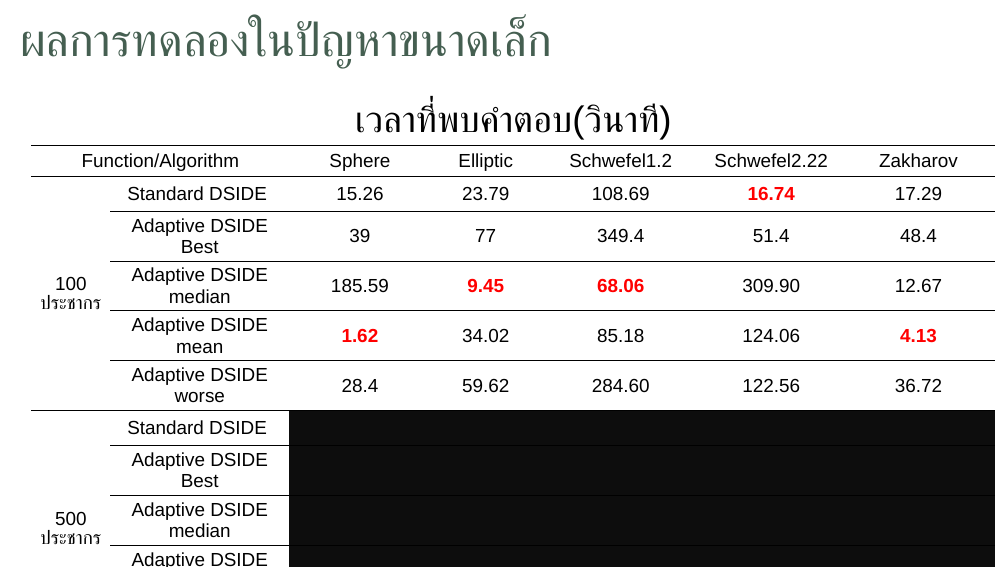
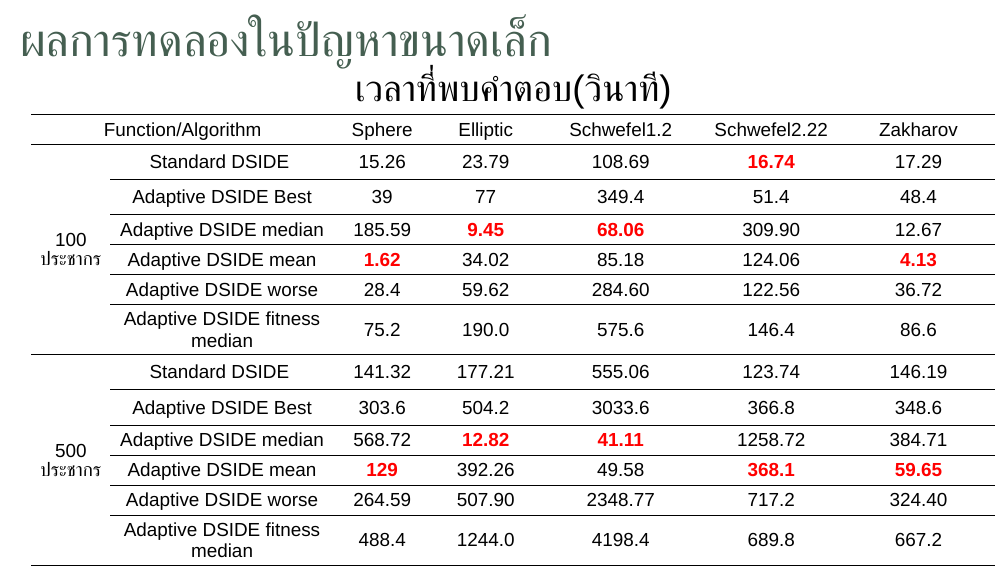
Before and after one commit to JhonSPattan/Algorithm, a slide deck: slide 14 of Adptive_DSIDE.pptx. Drawn at 1008x567 pixels with LibreOffice and Linux fonts; fonts in the diff are those of the drawing; background and template pictures are left out. Boxes give left, top, right and bottom in pixels: in the first picture for what was removed or moved away, otherwise in the second. Text is boxed around its words. In the diff, an @@ line names an element or a change of style, - is before the commit and + after.

```diff
--- a/Adptive_DSIDE.pptx
+++ b/Adptive_DSIDE.pptx
@@ table at <box>32,63,996,562</box> @@
-row 8: 500 ประชากร | Standard DSIDE |  |  |  |  | 
-row 9:  | Adaptive DSIDE Best |  |  |  |  | 
-row 10:  | Adaptive DSIDE median |  |  |  |  | 
-row 11:  | Adaptive DSIDE mean |  |  |  |  | 
-row 12:  | Adaptive DSIDE worse |  |  |  |  | 
+row 8:  | Adaptive DSIDE fitness median | 75.2 | 190.0 | 575.6 | 146.4 | 86.6
+row 9: 500 ประชากร | Standard DSIDE | 141.32 | 177.21 | 555.06 | 123.74 | 146.19
+row 10:  | Adaptive DSIDE Best | 303.6 | 504.2 | 3033.6 | 366.8 | 348.6
+row 11:  | Adaptive DSIDE median | 568.72 | 12.82 | 41.11 | 1258.72 | 384.71
+row 12:  | Adaptive DSIDE mean | 129 | 392.26 | 49.58 | 368.1 | 59.65
+row 13:  | Adaptive DSIDE worse | 264.59 | 507.90 | 2348.77 | 717.2 | 324.40
+row 14:  | Adaptive DSIDE fitness median | 488.4 | 1244.0 | 4198.4 | 689.8 | 667.2
@@ table: place and size @@
-table at <box>32,95,996,567</box>
+table at <box>32,63,996,562</box>
```
Also in this commit, not shown: 4 other slides changed, 5 slides added, 1 slide removed.
